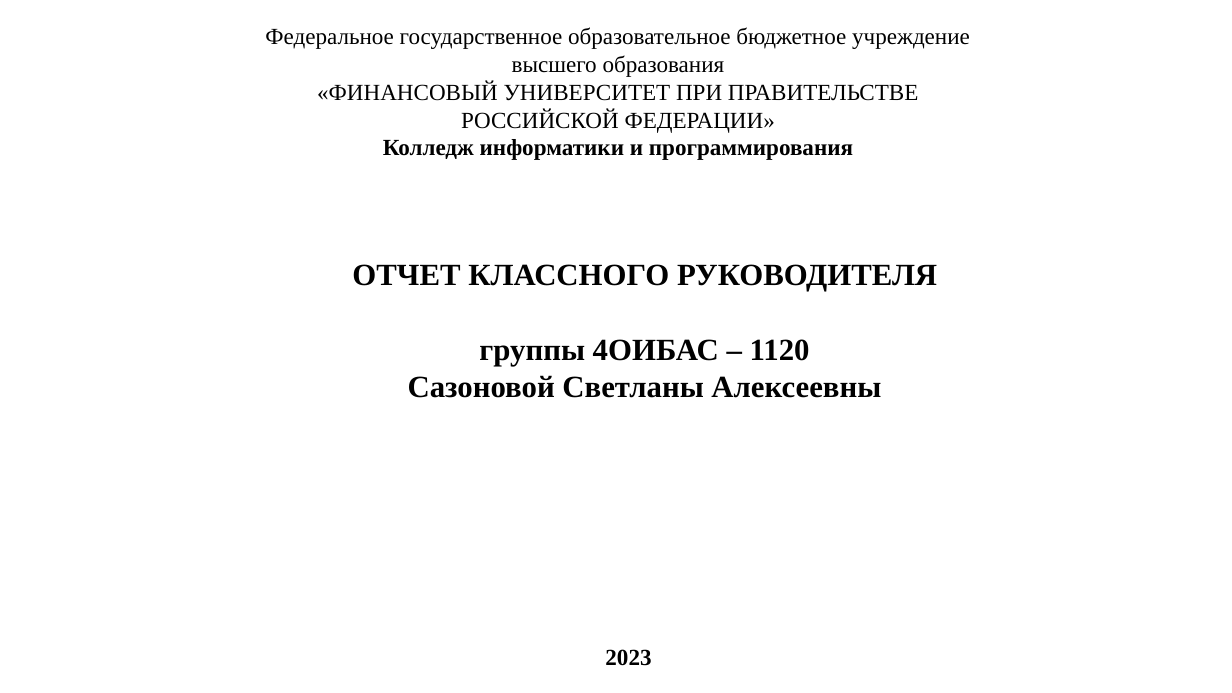
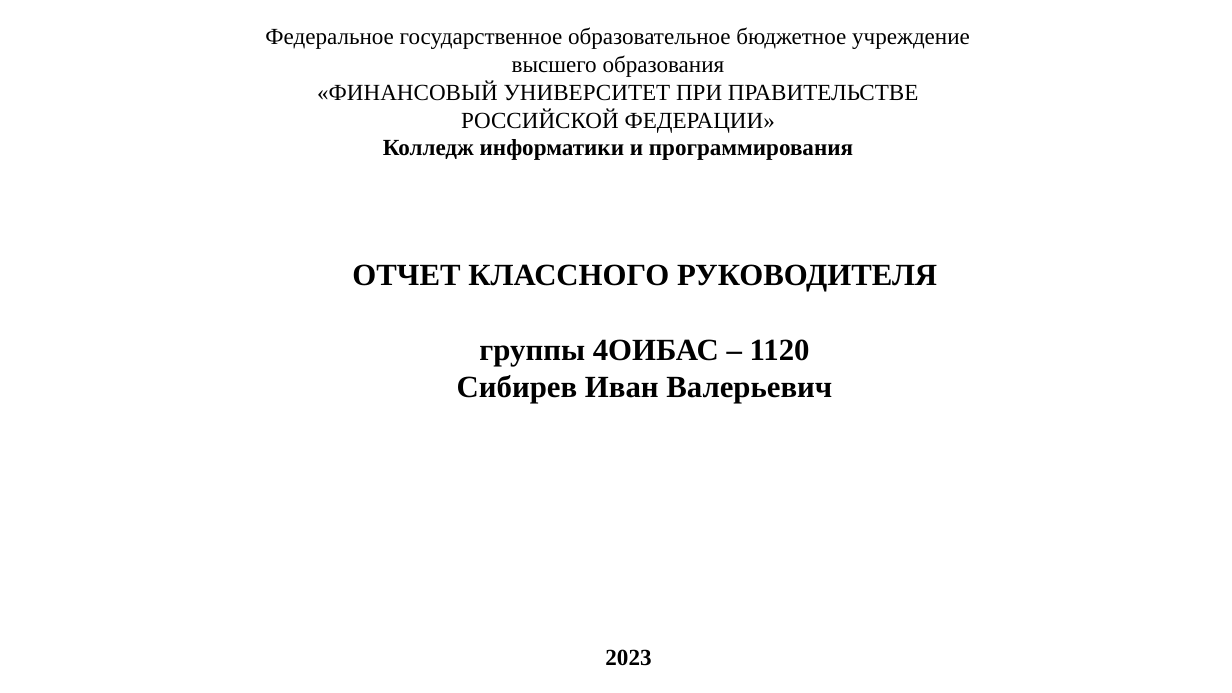
Before and after one commit to IvanSibirevV2/KipFin_Lab_2023-24_Git0, a slide deck: slide 1 of ПишемПрезентацию/Педсовет_v1.pptx. Drawn at 1232x693 pixels with LibreOffice and Linux fonts; fonts in the diff are those of the drawing; background and template pictures are left out. Boxes give left, top, right and bottom in pixels: in the first picture for what was removed or moved away, otherwise in the second. Text is boxed around its words. In the diff, an @@ line names an element or a change of style, - is before the commit and + after.

```diff
--- a/ПишемПрезентацию/Педсовет_v1.pptx
+++ b/ПишемПрезентацию/Педсовет_v1.pptx
@@ text "группы 4ОИБАС – 1120": place and size @@
-text "группы 4ОИБАС – 1120" at [408,339,881,398]
+text "группы 4ОИБАС – 1120" at [457,339,832,403]
@@ text at [457,375,832,403]: text changed @@
-Сазоновой Светланы Алексеевны
+Сибирев Иван Валерьевич
```
Also in this commit, not shown: 5 other slides changed, 2 slides added, 2 slides removed, 2 other files.
